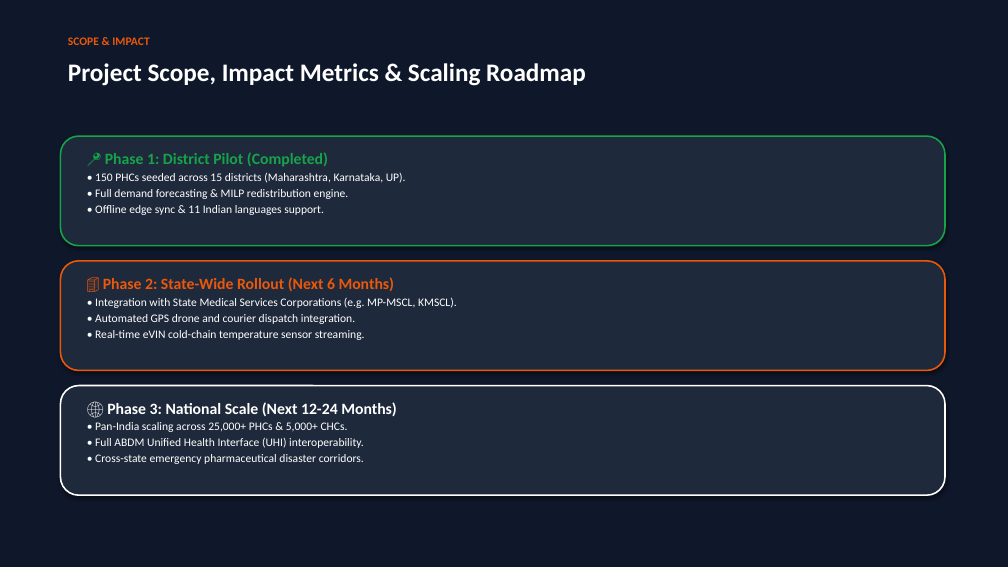
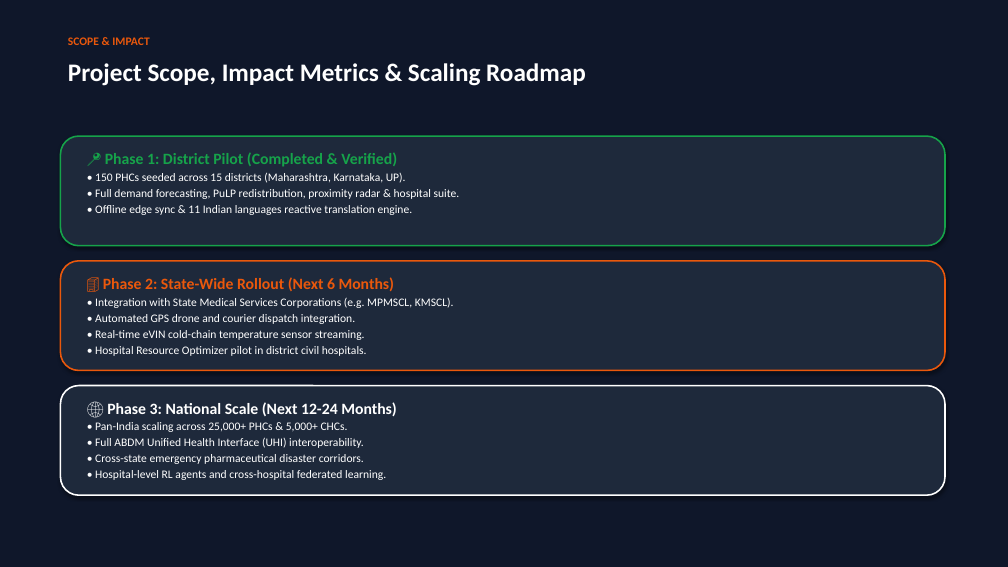
Before and after one commit to rudraa0604/Swasthya-Setu-AI, a slide deck: slide 9 of SwasthyaSetu_AI_Presentation.pptx (slide 6 before the commit). Drawn at 1008x567 pixels with LibreOffice and Linux fonts; fonts in the diff are those of the drawing. Boxes give left, top, right and bottom in pixels: in the first picture for what was removed or moved away, otherwise in the second. Text is boxed around its words. In the diff, an @@ line names an element or a change of style, - is before the commit and + after.

```diff
--- a/SwasthyaSetu_AI_Presentation.pptx
+++ b/SwasthyaSetu_AI_Presentation.pptx
@@ text at box(105, 153, 397, 167): text changed @@
-📍 Phase 1: District Pilot (Completed)
+📍 Phase 1: District Pilot (Completed & Verified)
@@ text at box(95, 189, 460, 215): text changed @@
-• Full demand forecasting & MILP redistribution engine.
-• Offline edge sync & 11 Indian languages support.
+• Full demand forecasting, PuLP redistribution, proximity radar & hospital suite.
+• Offline edge sync & 11 Indian languages reactive translation engine.
@@ text at box(95, 298, 454, 308): text changed @@
-• Integration with State Medical Services Corporations (e.g. MP-MSCL, KMSCL).
+• Integration with State Medical Services Corporations (e.g. MPMSCL, KMSCL).
@@ text at box(95, 346, 367, 356): paragraph added @@
+• Hospital Resource Optimizer pilot in district civil hospitals.
@@ text at box(95, 470, 386, 480): paragraph added @@
+• Hospital-level RL agents and cross-hospital federated learning.
```
Also in this commit, not shown: 6 other slides changed, 3 slides added, 4 other files.
